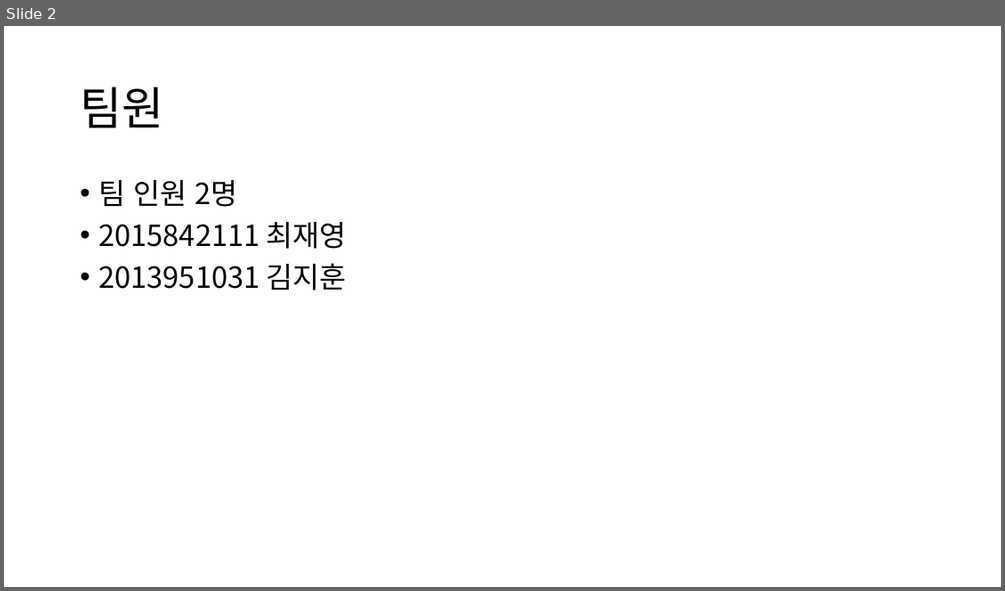
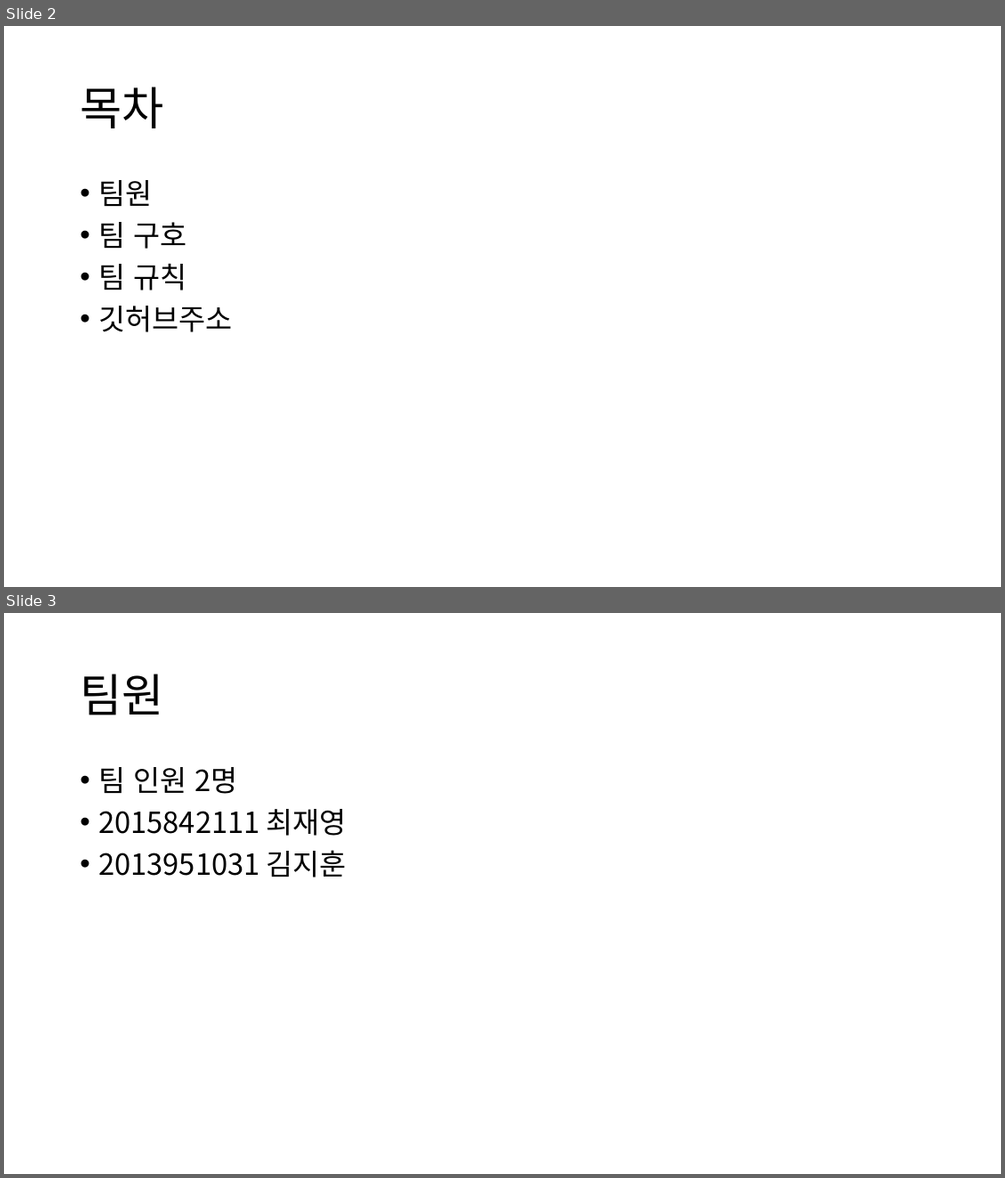
Before and after one commit to cjy2103/GameTeam, a slide deck: 팀빌딩.pptx. Shown one above the other, each under a label of ours: slide 2 before the commit, slides 2 and 3 after it. The pictures are 1005x591 and 1005x1178 pixels, drawn with LibreOffice and Linux fonts; fonts in the diff are those of the drawing. Boxes give left, top, right and bottom in pixels: in the first picture for what was removed or moved away, otherwise in the second. Text is boxed around its words. In the diff, an @@ line names an element or a change of style, - is before the commit and + after.

```diff
--- a/팀빌딩.pptx
+++ b/팀빌딩.pptx
@@ slide 2 added at (4,26,1001,587), background #FFFFFF @@
@@ title added at (80,87,163,128), 44 pt, text #000000 @@
+목차
@@ text added at (98,180,232,332), 28 pt, text #000000 @@
+• 팀원
+• 팀 구호
+• 팀 규칙
+• 깃허브주소
@@ what was slide 2 is now slide 3 @@
```
Also in this commit, not shown: 2 slides changed, 1 other slide added.
